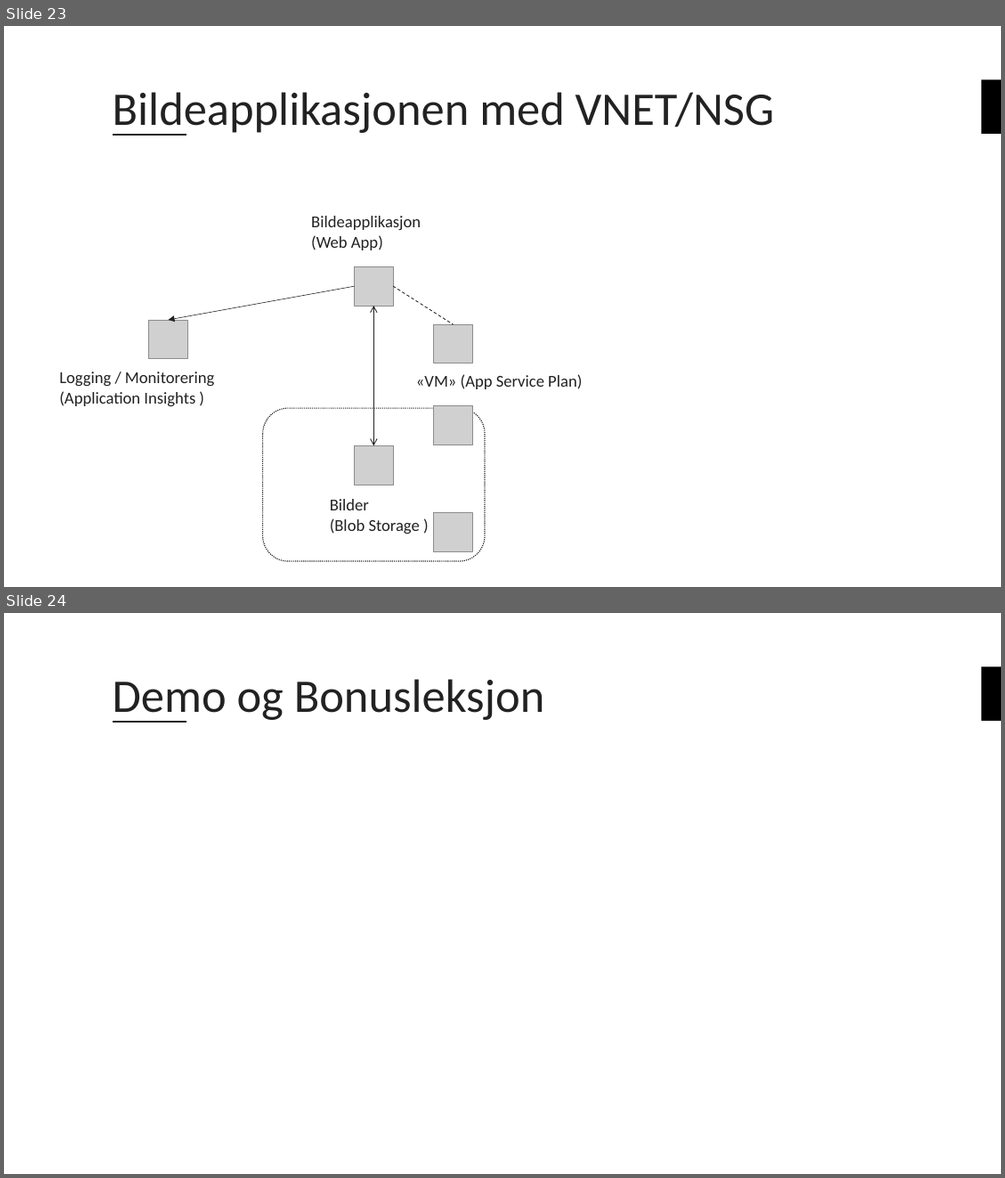
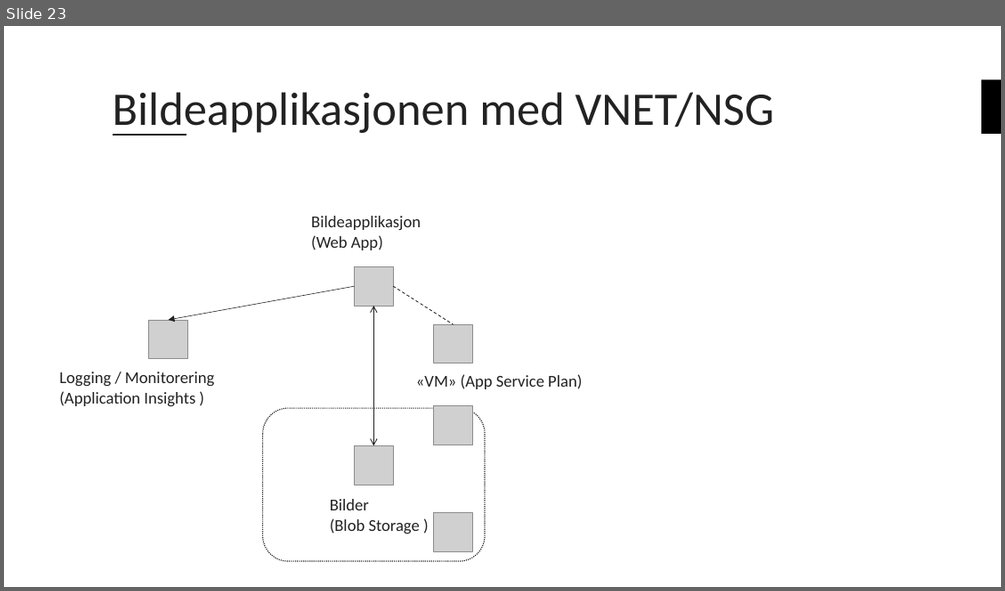
Before and after one commit to bouvet/azure-workshops, a slide deck: Workshop_3/Presentasjon/Azureskolen-Workshop#3.pptx. Shown one above the other, each under a label of ours: slides 23 and 24 before the commit, slide 23 after it. The pictures are 1005x1178 and 1005x591 pixels, drawn with LibreOffice and Linux fonts; fonts in the diff are those of the drawing; grey boxes stand for pictures; background and template pictures are left out. Boxes give left, top, right and bottom in pixels: in the first picture for what was removed or moved away, otherwise in the second. Text is boxed around its words. In the diff, an @@ line names an element or a change of style, - is before the commit and + after.

```diff
--- a/Workshop_3/Presentasjon/Azureskolen-Workshop#3.pptx
+++ b/Workshop_3/Presentasjon/Azureskolen-Workshop#3.pptx
@@ slide 24 removed at (4,613,1001,1174), background #FFFFFF; not listed: 2 template elements that a slide beside it also shows @@
@@ title removed at (113,679,545,722) @@
-Demo og Bonusleksjon
```
Also in this commit, not shown: 5 slides changed, 2 slides added.
